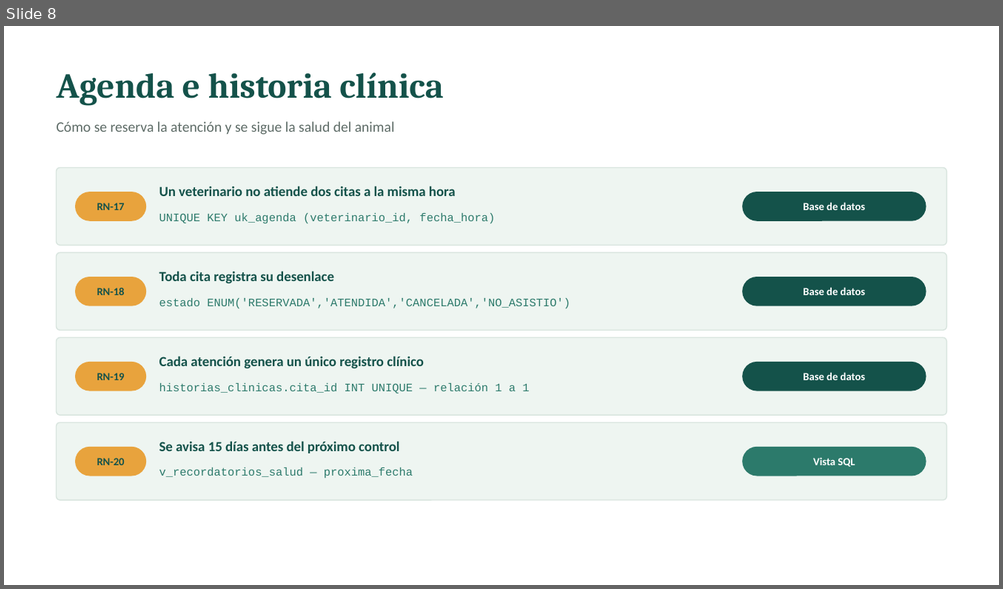
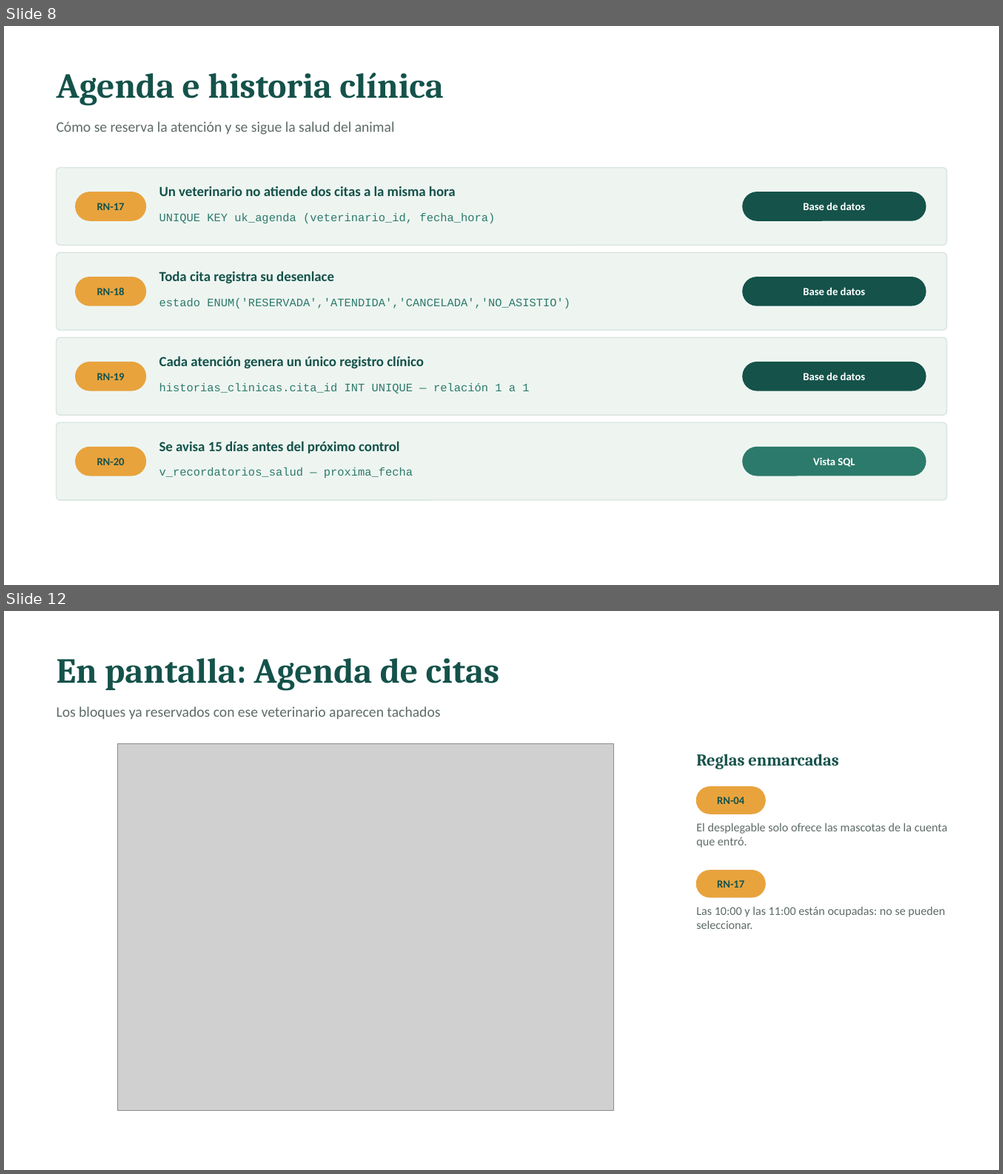
Before and after one commit to BrahamsCode/VetPetSurco, a slide deck: docs/presentacion/ReglasDeNegocio_VetPetConnect.pptx. Shown one above the other, each under a label of ours: slide 8 before the commit, slides 8 and 12 after it; the slides between them are not shown. The pictures are 1003x589 and 1003x1174 pixels, drawn with LibreOffice and Linux fonts; fonts in the diff are those of the drawing; grey boxes stand for pictures. Boxes give left, top, right and bottom in pixels: in the first picture for what was removed or moved away, otherwise in the second. Text is boxed around its words. In the diff, an @@ line names an element or a change of style, - is before the commit and + after.

```diff
--- a/docs/presentacion/ReglasDeNegocio_VetPetConnect.pptx
+++ b/docs/presentacion/ReglasDeNegocio_VetPetConnect.pptx
@@ slide 12 added at box(4, 611, 999, 1170), background #FFFFFF @@
@@ text added at box(57, 658, 499, 691), 34 pt, text #14524A, bold @@
+En pantalla: Agenda de citas
@@ text added at box(57, 706, 440, 719), 14 pt, text #5D6B66 @@
+Los bloques ya reservados con ese veterinario aparecen tachados
@@ picture added at box(118, 743, 614, 1111) @@
@@ text added at box(696, 754, 838, 769), 16 pt, text #14524A, bold @@
+Reglas enmarcadas
@@ rounded rectangle added at box(697, 787, 765, 814), fill #E8A33D, outline #E8A33D 1 pt @@
@@ text added at box(717, 797, 744, 804), 10.5 pt, text #14524A, bold @@
+RN-04
@@ text added at box(696, 823, 948, 848), 11.5 pt, text #5D6B66 @@
+El desplegable solo ofrece las mascotas de la cuenta que entró.
@@ rounded rectangle added at box(697, 871, 765, 897), fill #E8A33D, outline #E8A33D 1 pt @@
@@ text added at box(717, 880, 744, 888), 10.5 pt, text #14524A, bold @@
+RN-17
@@ text added at box(696, 907, 945, 929), 11.5 pt, text #5D6B66 @@
+Las 10:00 y las 11:00 están ocupadas: no se pueden seleccionar.
```
Also in this commit, not shown: 1 slide changed, 6 other slides added, 38 other files.
